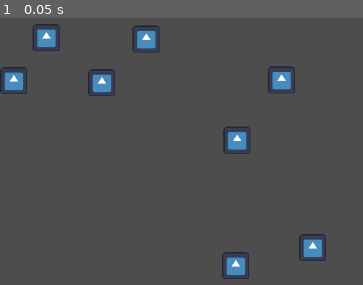
Above: before the commit, frame 1.
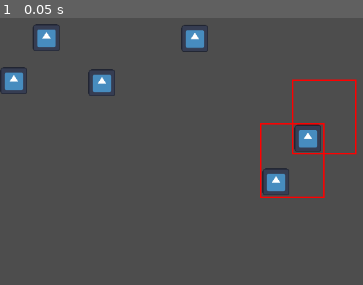
Above: after the commit, the same moment.

Repository: anthonyec/230726_godot_viscuit_like
Game: Godot game, scene res://main.tscn
Two runs of this game, one before a commit and one after it. Both use one fixed random seed, a clock stepped at 60 frames per second and the inputs below. The engine's default icon, where the game draws it, is replaced by a stand-in: a white triangle on a blue panel in a dark square.
Inputs:
- Up to frame 1 (0.05 s): no input

The runs differ from the first frame. In frame 1, 4.9% of the frame differs, in the area x 36-99%, y 2-98%.

Commit message:
Start adding rule matching

Diff:
--- a/drawing.gd
+++ b/drawing.gd
@@ -38,3 +38,11 @@
 			smallest_distance = distance
 
 	return closest_drawing
+
+func get_size() -> Vector2:
+	# TODO: Hard-coded until I work out how to calcuate it.
+	return Vector2(44, 44)
+
+func get_bounds() -> Rect2:
+	var size = get_size()
+	return Rect2(position - (size / 2), size)
--- a/lens.gd
+++ b/lens.gd
@@ -44,3 +44,32 @@
 		differences.append(difference)
 
 	return differences
+
+func get_bounds() -> Rect2:
+	var bounds = Rect2()
+
+	for drawing in get_drawings():
+		bounds = bounds.merge(drawing.get_bounds())
+
+	return bounds
+
+func get_bounds_relative_to_drawing(drawing: Drawing) -> Rect2:
+	var bounds = get_bounds()
+	bounds.position = drawing.position - bounds.position
+	return bounds
+
+func has_drawing(drawing: Drawing) -> bool:
+	return Drawing.get_drawing(self, drawing.id) != null
+
+func has_multiple_drawings() -> bool:
+	return not Drawing.get_drawings(self).is_empty()
+
+func get_drawings() -> Array[Drawing]:
+	return Drawing.get_drawings(self)
+
+func get_first_drawing_matching(other_drawing: Drawing) -> Drawing:
+	for drawing in get_drawings():
+		if drawing.id == other_drawing.id:
+			return drawing
+
+	return null
--- a/main.tscn
+++ b/main.tscn
@@ -45,9 +45,8 @@
 texture = ExtResource("3_fofwt")
 
 [node name="Drawing4" type="Node2D" parent="Rule/Outcome" groups=["drawing"]]
-position = Vector2(66, -63)
+position = Vector2(136, -64)
 script = ExtResource("5_mj80h")
-id = "Icon2"
 
 [node name="Icon" type="Sprite2D" parent="Rule/Outcome/Drawing4"]
 scale = Vector2(0.304688, 0.304688)
@@ -57,7 +56,7 @@
 script = ExtResource("4_bkqbc")
 
 [node name="Drawing" type="Node2D" parent="Simulation" groups=["drawing"]]
-position = Vector2(342, 184)
+position = Vector2(398, 244)
 script = ExtResource("5_mj80h")
 
 [node name="Icon" type="Sprite2D" parent="Simulation/Drawing"]
@@ -65,25 +64,9 @@
 texture = ExtResource("3_fofwt")
 
 [node name="Drawing2" type="Node2D" parent="Simulation" groups=["drawing"]]
-position = Vector2(451, 339)
+position = Vector2(444, 181)
 script = ExtResource("5_mj80h")
 
 [node name="Icon" type="Sprite2D" parent="Simulation/Drawing2"]
 scale = Vector2(0.304688, 0.304688)
 texture = ExtResource("3_fofwt")
-
-[node name="Drawing3" type="Node2D" parent="Simulation" groups=["drawing"]]
-position = Vector2(406, 97)
-script = ExtResource("5_mj80h")
-
-[node name="Icon" type="Sprite2D" parent="Simulation/Drawing3"]
-scale = Vector2(0.304688, 0.304688)
-texture = ExtResource("3_fofwt")
-
-[node name="Drawing4" type="Node2D" parent="Simulation" groups=["drawing"]]
-position = Vector2(340, 365)
-script = ExtResource("5_mj80h")
-
-[node name="Icon" type="Sprite2D" parent="Simulation/Drawing4"]
-scale = Vector2(0.304688, 0.304688)
-texture = ExtResource("3_fofwt")
--- a/simulation.gd
+++ b/simulation.gd
@@ -3,8 +3,12 @@
 
 const CHANGE_RATE = 0.01
 
+func _ready() -> void:
+	step()
+
 func _process(_delta: float) -> void:
-	step()
+#	step()
+	queue_redraw()
 
 func get_rules() -> Array[Rule]:
 	var rules: Array[Rule] = []
@@ -16,23 +20,39 @@
 
 	return rules
 
+func get_rule_containing_drawing_in_condition(drawing: Drawing) -> Rule:
+	for rule in get_rules():
+		if rule.condition.has_drawing(drawing):
+			return rule
+
+	return null
+
+var temp_bounds: Array[Rect2] = []
+
 func step() -> void:
-	for rule in get_rules():
-		pass
-#		print(rule.condition.g)
-#	for pair in glasses:
-#		for change in pair.changes:
-#			var drawings = Simulation.get_drawings(self, change.drawing_id)
-#
-#			for drawing in drawings:
-#				var movement = change.movement
-#
-#				if change.local:
-#					movement = change.movement.rotated(drawing.rotation)
-#
-#				drawing.position += movement * CHANGE_RATE
-#				drawing.scale += change.growth * CHANGE_RATE
-#				drawing.rotation += change.rotation * CHANGE_RATE
-#
-#				if change.transition == Glasses.Transition.DESTROY:
-#					remove_child(drawing)
+	var scene_drawings: Array[Drawing] = Drawing.get_drawings(self)
+	var processed_scene_drawings: Array[Drawing] = []
+
+	for drawing in scene_drawings:
+		if processed_scene_drawings.has(drawing):
+			continue
+
+		# TODO: Change to multiple rules, an array of rules and randomly select.
+		var rule = get_rule_containing_drawing_in_condition(drawing)
+
+		if not rule:
+			continue
+
+
+		var rule_drawing = rule.condition.get_first_drawing_matching(drawing)
+
+		var bounds = rule.condition.get_bounds_relative_to_drawing(rule_drawing)
+		var bounds_position = drawing.position - bounds.position
+		bounds.position = bounds_position
+
+		temp_bounds.append(bounds)
+
+
+func _draw() -> void:
+	for bounds in temp_bounds:
+		draw_rect(bounds, Color.RED, false, 2)
